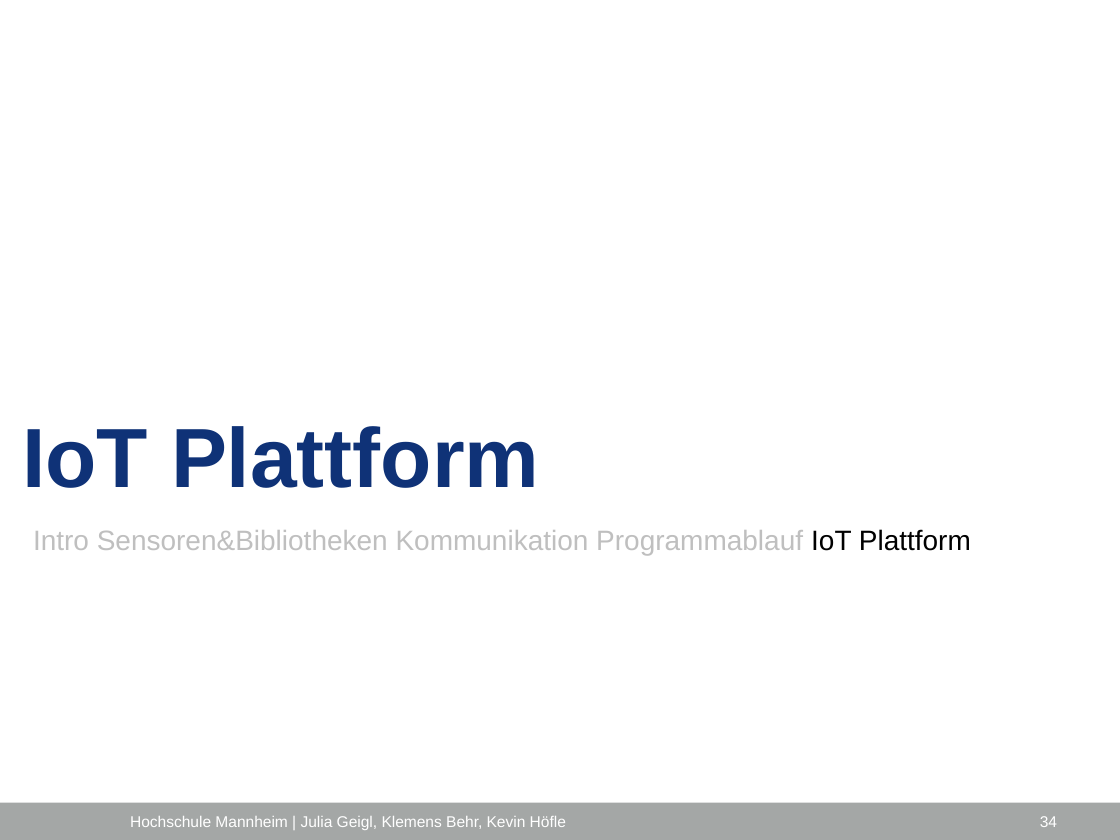
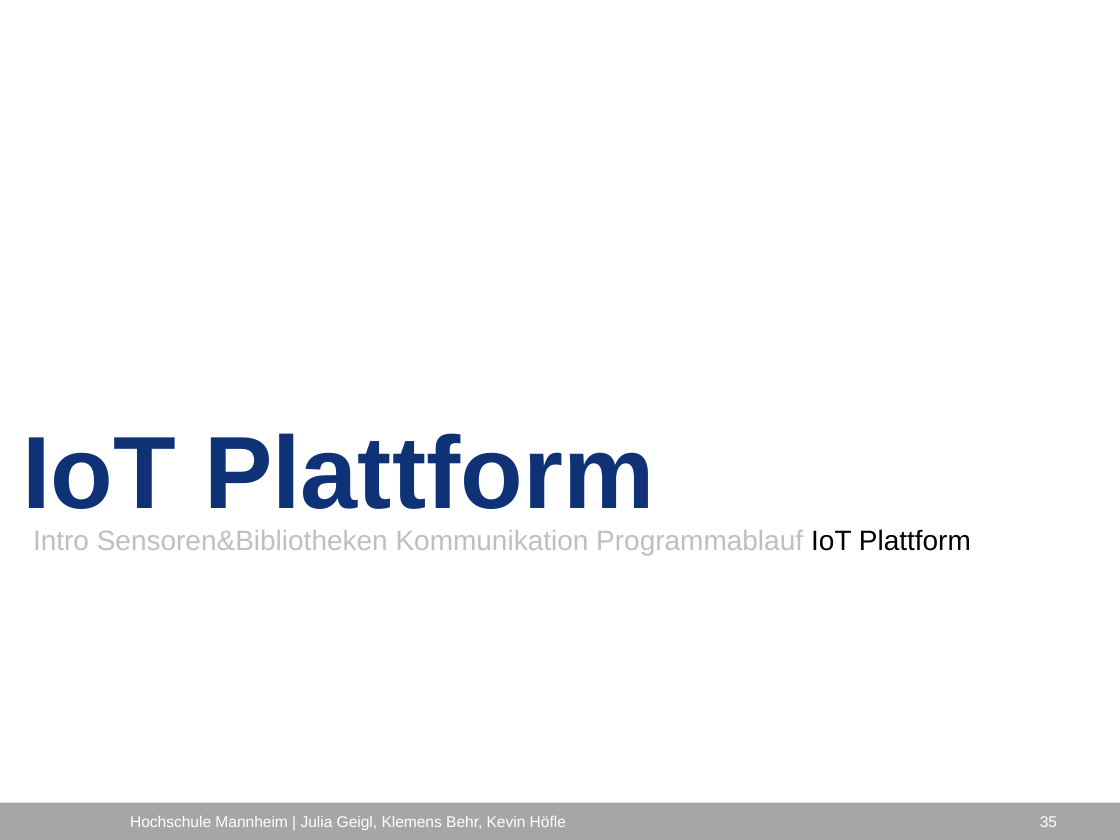
Before and after one commit to ProjektlaborEmbeddedSecurity/Presentation, a slide deck: slide 35 of PES_FH_VERS.pptx (slide 34 before the commit). Drawn at 1120x840 pixels with LibreOffice and Linux fonts; fonts in the diff are those of the drawing; background and template pictures are left out. Boxes give left, top, right and bottom in pixels: in the first picture for what was removed or moved away, otherwise in the second. Text is boxed around its words. In the diff, an @@ line names an element or a change of style, - is before the commit and + after.

```diff
--- a/PES_FH_VERS.pptx
+++ b/PES_FH_VERS.pptx
@@ title "IoT Plattform" at (x1=22, y1=433, x2=654, y2=509): size 54 to 66 pt @@
@@ page number at (x1=1040, y1=816, x2=1057, y2=827): text changed @@
-34
+35
```
Also in this commit, not shown: 15 other slides changed, 1 slide added.
